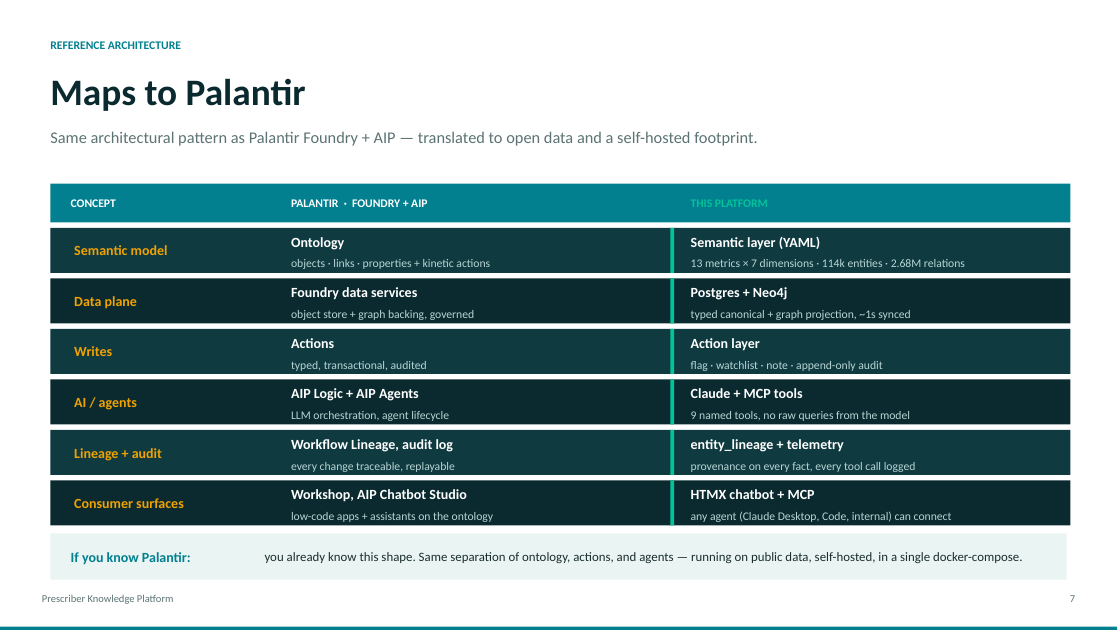
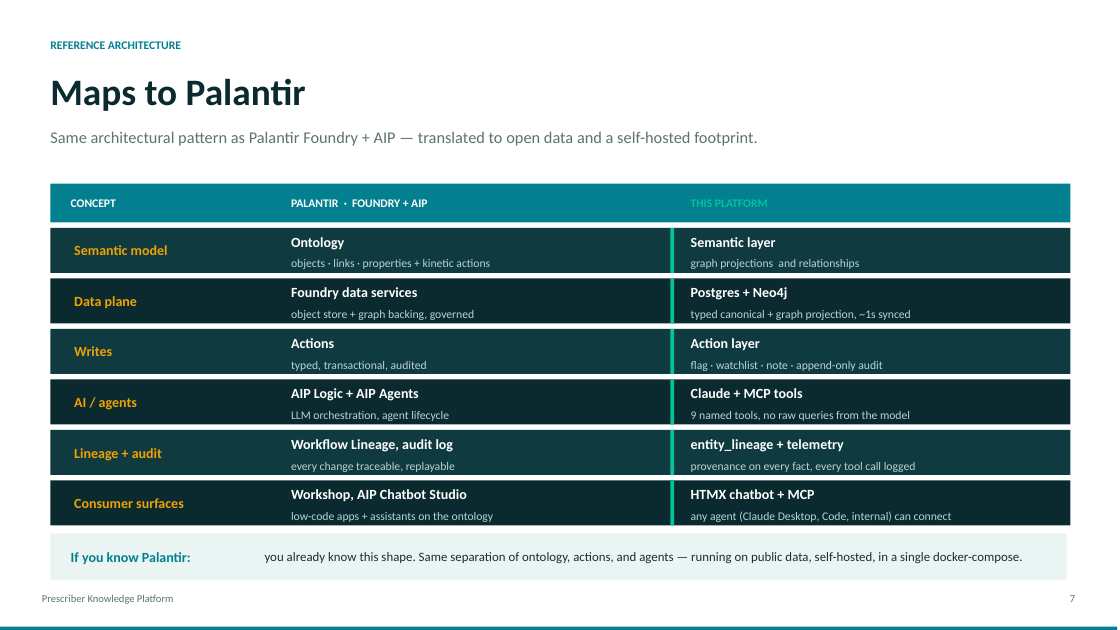
Before and after one commit to gigenthomas/prescriber-ontology, a slide deck: slide 7 of docs/Prescriber_Knowledge_Platform_5pg_v2.pptx. Drawn at 1120x630 pixels with LibreOffice and Linux fonts; fonts in the diff are those of the drawing. Boxes give left, top, right and bottom in pixels: in the first picture for what was removed or moved away, otherwise in the second. Text is boxed around its words. In the diff, an @@ line names an element or a change of style, - is before the commit and + after.

Commit message:
update ppt

```diff
--- a/docs/Prescriber_Knowledge_Platform_5pg_v2.pptx
+++ b/docs/Prescriber_Knowledge_Platform_5pg_v2.pptx
@@ text at (x1=691, y1=237, x2=776, y2=250): text changed @@
-Semantic layer (YAML)
+Semantic layer
@@ text at (x1=691, y1=259, x2=859, y2=269): text changed @@
-13 metrics × 7 dimensions · 114k entities · 2.68M relations
+graph projections and relationships
```
